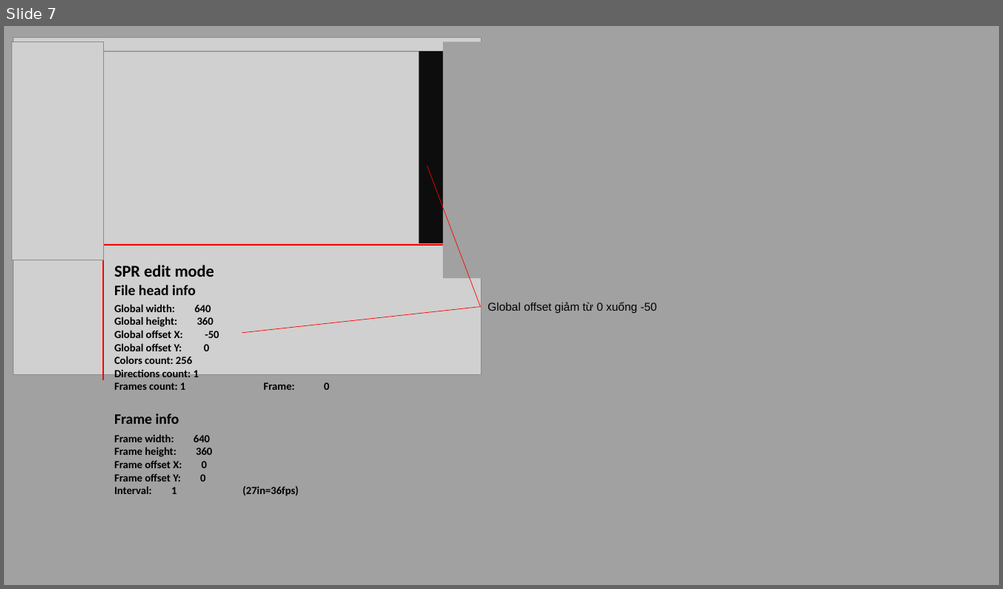
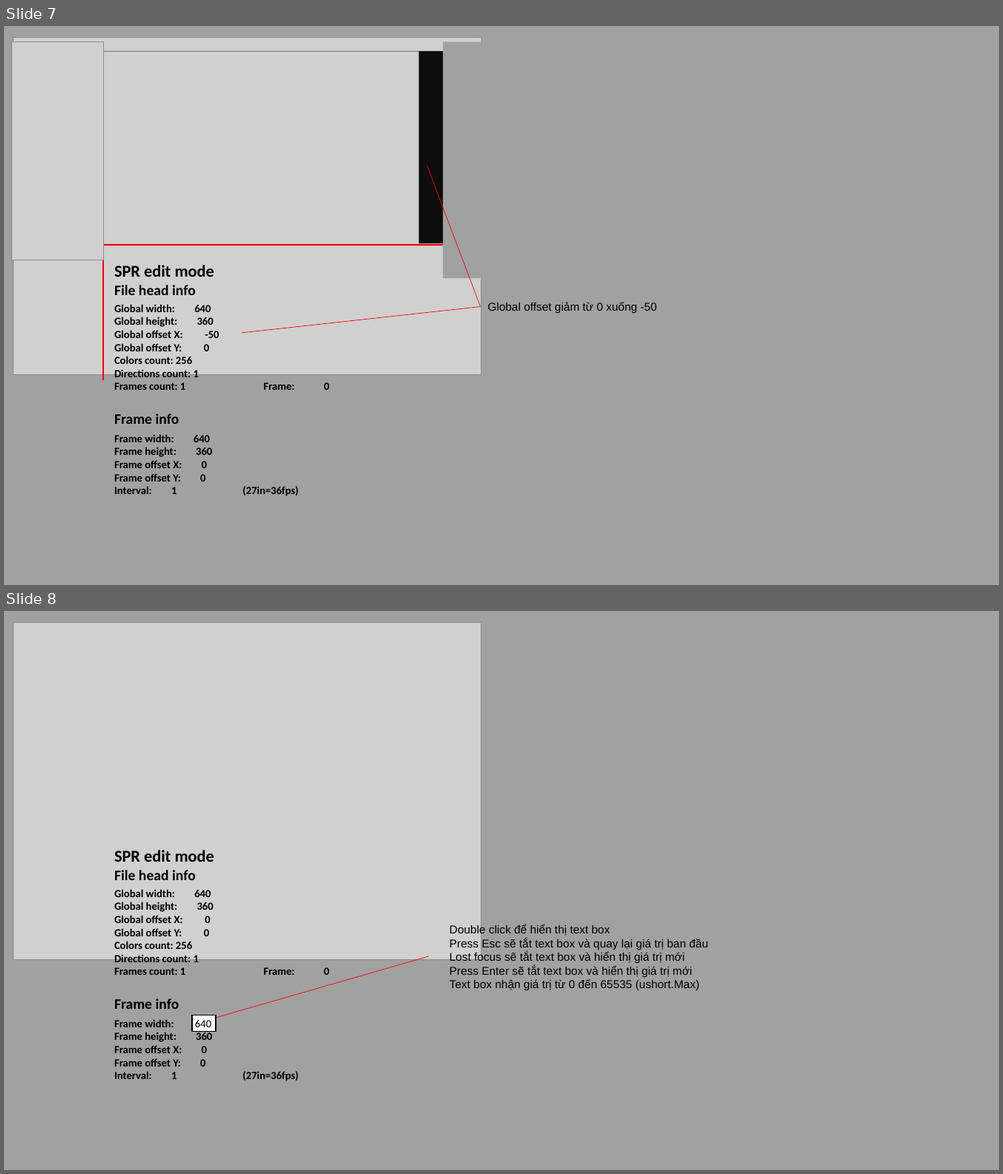
Before and after one commit to TrdHuy/ArtWiz, a slide deck: UIUX/[feature]_png_to_spr.pptx. Shown one above the other, each under a label of ours: slide 7 before the commit, slides 7 and 8 after it. The pictures are 1003x589 and 1003x1174 pixels, drawn with LibreOffice and Linux fonts; fonts in the diff are those of the drawing; grey boxes stand for pictures; background and template pictures are left out. Boxes give left, top, right and bottom in pixels: in the first picture for what was removed or moved away, otherwise in the second. Text is boxed around its words. In the diff, an @@ line names an element or a change of style, - is before the commit and + after.

Commit message:
[#66] Add UX for frame editor

```diff
--- a/UIUX/[feature]_png_to_spr.pptx
+++ b/UIUX/[feature]_png_to_spr.pptx
@@ slide 8 added at (x1=4, y1=611, x2=999, y2=1170), background #A1A1A1 @@
@@ picture added at (x1=13, y1=623, x2=481, y2=960) @@
@@ text added at (x1=114, y1=850, x2=214, y2=862), 16 pt, text #000000, bold @@
+SPR edit mode
@@ text added at (x1=114, y1=870, x2=196, y2=880), 14 pt, text #000000, bold @@
+File head info
@@ text added at (x1=114, y1=889, x2=299, y2=1082), 10.5 pt, text #000000, bold @@
+Global width: 640
+Global height: 360
+Global offset X: 0
+Global offset Y: 0
+Colors count: 256
+Directions count: 1
+Frames count: 1 Frame: 0
+Frame width: 640
+Frame height: 360
+Frame offset X: 0
+Frame offset Y: 0
+Interval: 1 (27in=36fps)
@@ text added at (x1=449, y1=925, x2=708, y2=991), 11 pt, text #000000 @@
+Double click để hiển thị text box
+Press Esc sẽ tắt text box và quay lại giá trị ban đầu
+Lost focus sẽ tắt text box và hiển thị giá trị mới
+Press Enter sẽ tắt text box và hiển thị giá trị mới
+Text box nhận giá trị từ 0 đến 65535 (ushort.Max)
@@ line added from (204, 1022) to (429, 957), #FF0000 0.5 pt @@
@@ text added at (x1=114, y1=999, x2=179, y2=1009), 14 pt, text #000000, bold @@
+Frame info
@@ rectangle added at (x1=192, y1=1015, x2=216, y2=1032), fill #FFFFFF, outline #000000 1 pt @@
@@ text added at (x1=193, y1=1020, x2=210, y2=1028), 10.5 pt, text #000000 @@
+640
```
Also in this commit, not shown: 1 other file.
